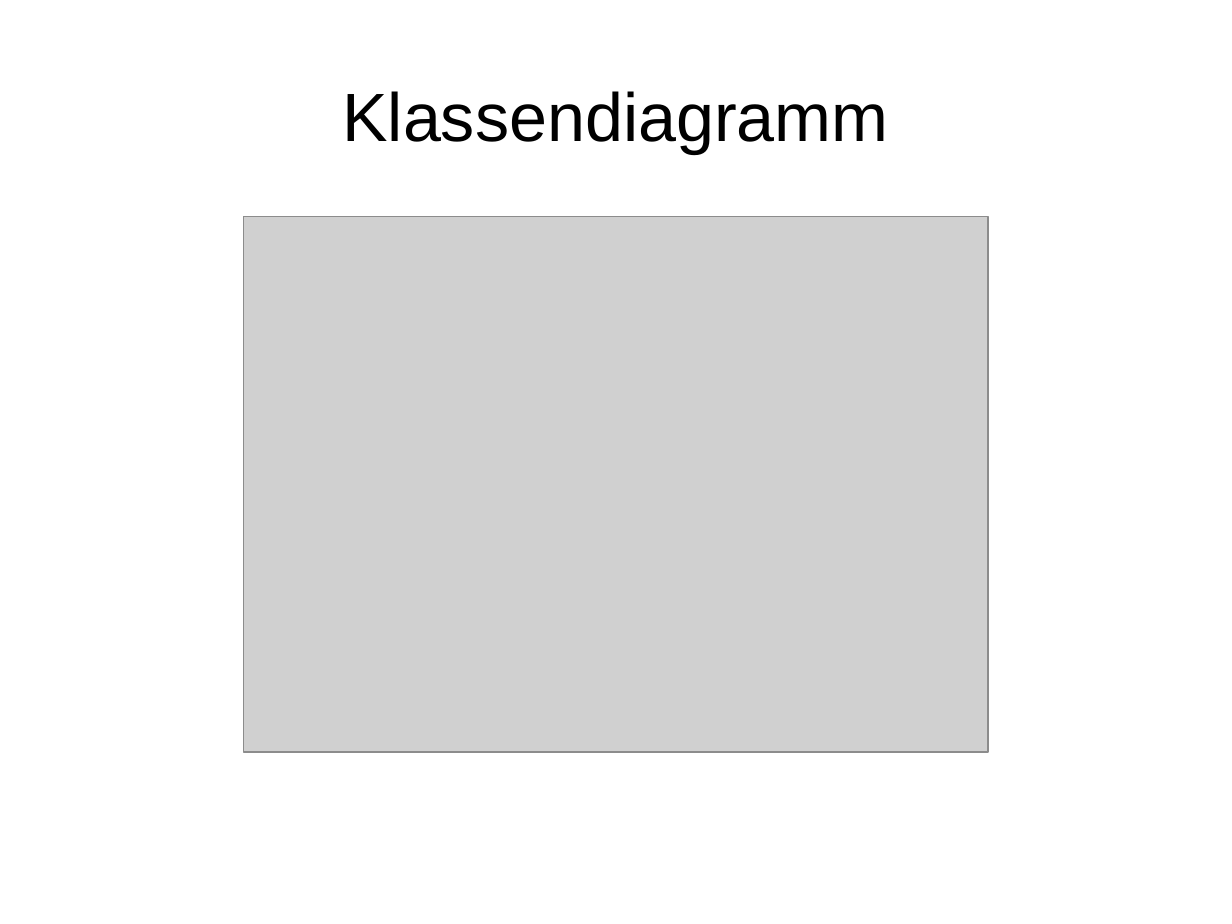
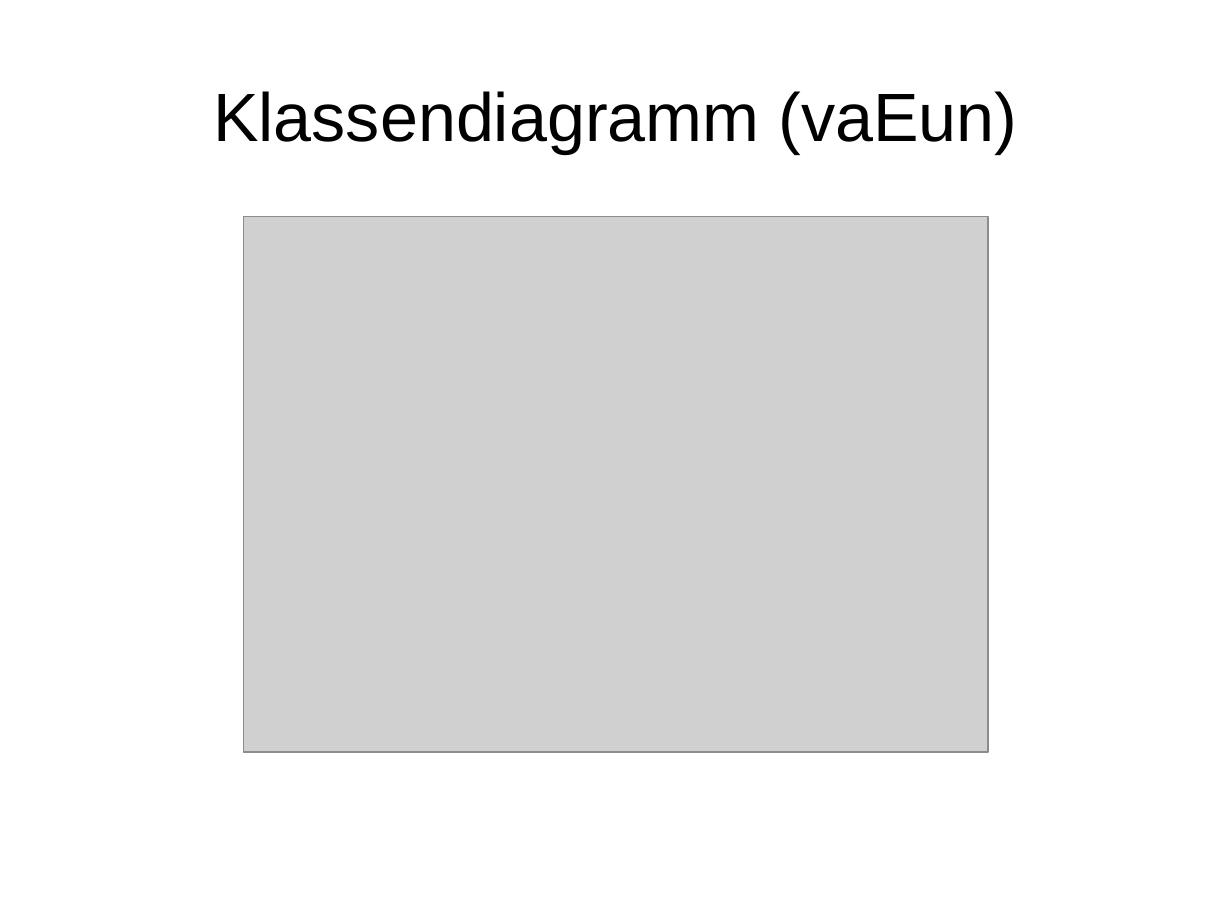
Before and after one commit to janhelmle/weiterbildung_fachinformatiker_ihk_projektantrag, a slide deck: slide 9 of praesentation/presentation_v1.odp. Drawn at 1232x924 pixels with LibreOffice and Linux fonts; fonts in the diff are those of the drawing; grey boxes stand for pictures. Boxes give left, top, right and bottom in pixels: in the first picture for what was removed or moved away, otherwise in the second. Text is boxed around its words. In the diff, an @@ line names an element or a change of style, - is before the commit and + after.

```diff
--- a/praesentation/presentation_v1.odp
+++ b/praesentation/presentation_v1.odp
@@ title at bbox=[213, 91, 1017, 153]: text changed @@
-Klassendiagramm
+Klassendiagramm (vaEun)
```
Also in this commit, not shown: 13 other slides changed.
